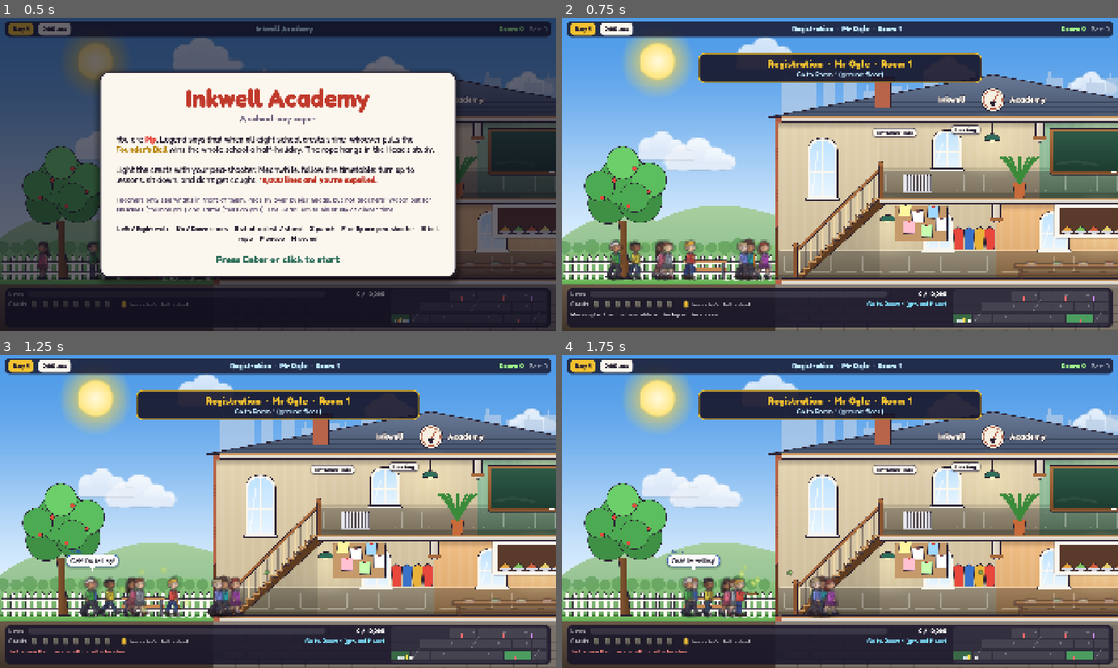
Above: before the commit, frames 1-4 (two rows, left to right).
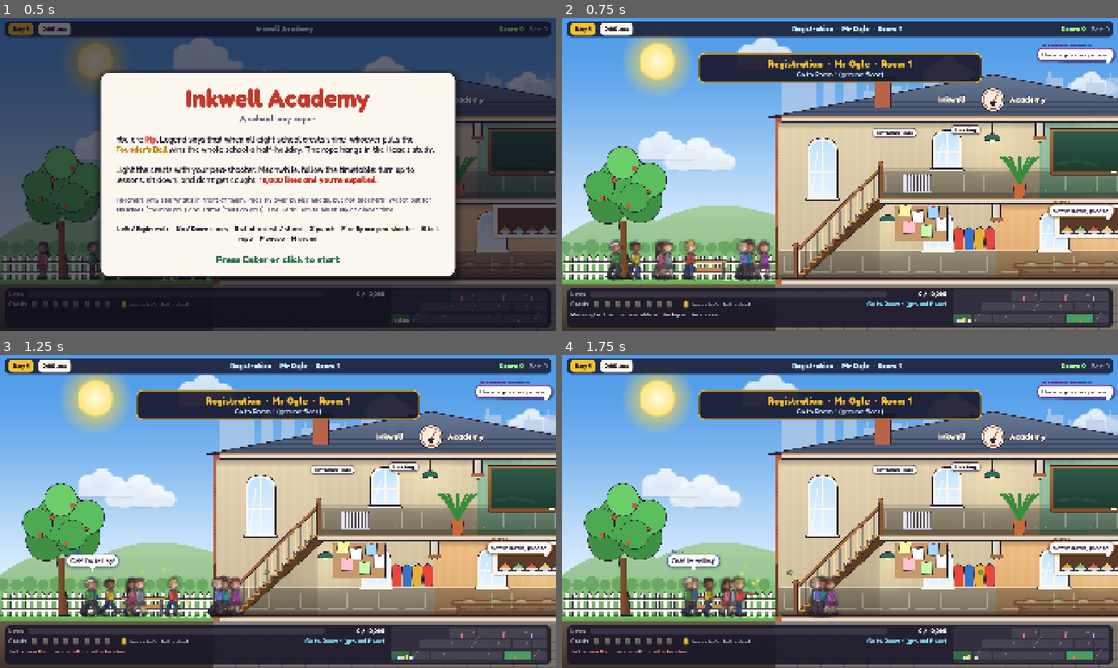
Above: after the commit, the same moments.

Repository: david-brandt-the-icelander/retro-games
Game: Godot game, scene res://main.tscn
The game is run twice, just before and just after one commit, with the same random seed, the same clock (stepped at 60 frames per second) and the same inputs.
Inputs (mouse positions are in pixels of both pictures, inside the frame that each line leads up to):
- Up to frame 1 (0.5 s): no input
- Up to frame 2 (0.75 s): tap Enter at 0.5, 0.6 s; move the mouse to (962, 158) at 0.52 s; hold Right from 0.53 s (still down); click (962, 158) at 0.67 s
- Up to frame 3 (1.25 s): keep holding Right; tap Space at 0.77 s
- Up to frame 4 (1.75 s): move the mouse to (728, 527) at 1.27 s; release Right at 1.28 s; hold Down from 1.28 s (still down); tap Keypad Enter at 1.35 s; tap Space at 1.52 s

Frame 1 is identical in both runs. In frame 2, 1.2% of the frame differs, in the area x 85-100%, y 8-65%; in frame 3, 1.2%; in frame 4, 1.2%.

Commit message:
Inkwell Academy: teachers speak every few seconds and never repeat a message
Co-Authored-By: Claude Sonnet 5.5 <noreply@anthropic.com>
Claude-Session: https://claude.ai/code/session_015ZiMTMYoRHfB8H4j7qPoHK

Diff:
--- a/games/inkwell-academy/godot/scripts/chara.gd
+++ b/games/inkwell-academy/godot/scripts/chara.gd
@@ -61,6 +61,9 @@
 var bubble: Node2D = null
 var bubble_until := 0.0
 var face_lock := 0.0
+var next_speak := 0.0        # teachers: when to say the next thing
+var used := {}               # messages already said, so a teacher never repeats himself
+var last_said := ""
 var punch_p := -1.0          # 0..1 through a punch, -1 when not punching
 var fire_p := -1.0           # 0..1 through firing the pea-shooter, -1 when not firing
 var floork := 0.0
--- a/games/inkwell-academy/godot/scripts/main.gd
+++ b/games/inkwell-academy/godot/scripts/main.gd
@@ -42,23 +42,37 @@
 const SUBJECTS := {
 	"register": {"name": "Registration", "room": "room1", "teacher": "ogle",
 		"boards": ["Register — Day {day}"], "open": "Good morning! Answer your names, please.",
-		"talk": ["Dot? Wilf? Ada? Good.", "Reg, stop yawning.", "Is Pip here? Ah, yes.", "Notices: no running in corridors."]},
+		"talk": ["Dot? Wilf? Ada? Good.", "Reg, stop yawning.", "Is Pip here? Ah, yes.", "Notices: no running in corridors.",
+			"Lunch money goes in the tin.", "Mo, where is your tie?", "Say 'here', don't just wave.", "Bas, shoes on, please.", "The raffle is on Friday."]},
 	"geography": {"name": "Geography", "room": "map", "teacher": "ogle",
 		"boards": ["Rivers of the world", "Mountains and how to climb them", "Rainfall: why?"], "open": "Atlases open, class.",
-		"talk": ["Who can find Peru?", "Rivers flow downhill. Mostly.", "That's not a lake, Mo. It's a coffee stain.", "Copy the map. Neatly!"]},
+		"talk": ["Who can find Peru?", "Rivers flow downhill. Mostly.", "That's not a lake, Mo. It's a coffee stain.", "Copy the map. Neatly!",
+			"North is up. Usually.", "A delta is not a type of biscuit.", "Where does the Nile end?", "Colour in the sea BLUE, Reg.", "Mountains are tall. Remember that."]},
 	"maths": {"name": "Maths", "room": "room1", "teacher": "ogle",
 		"boards": ["Long division:  147 ÷ 7", "Fractions:  3/4 + 1/8 = ?", "Angles in a triangle"], "open": "Pencils sharpened? Good.",
-		"talk": ["Seven eights are fifty-six.", "Show your working!", "Carry the one...", "Nobody touch the protractors."]},
+		"talk": ["Seven eights are fifty-six.", "Show your working!", "Carry the one...", "Nobody touch the protractors.",
+			"Is that a three or an eight, Ada?", "Fractions are friends.", "Divide, then check. Always check.", "A triangle has three sides. Three!", "No calculators. Brains!"]},
 	"science": {"name": "Science", "room": "lab", "teacher": "vane",
 		"boards": ["The boiling point of water", "Magnets: attract or repel?", "Plants need light"], "open": "Goggles ON, everybody.",
-		"talk": ["Never lick the apparatus.", "Water boils at 100 degrees.", "Who left the tap on?", "Observe, then record."]},
+		"talk": ["Never lick the apparatus.", "Water boils at 100 degrees.", "Who left the tap on?", "Observe, then record.",
+			"Hair back, goggles down.", "That bubbling is NOT supposed to happen.", "Plants do not enjoy being watered with squash.", "Wilf, put down the magnet.", "Hypothesis first, explosion later."]},
 	"history": {"name": "History", "room": "history", "teacher": "brandish",
 		"boards": ["Castles and moats", "The printing press", "Why kings wore crowns"], "open": "Turn to page ninety.",
-		"talk": ["Dates matter, children!", "A moat is not a swimming pool.", "Who built the castles? Peasants.", "Write it down. All of it."]},
+		"talk": ["Dates matter, children!", "A moat is not a swimming pool.", "Who built the castles? Peasants.", "Write it down. All of it.",
+			"Kings did not wear slippers.", "Eyes up, Nell. The Tudors await.", "Eighteen-sixty. Remember it.", "Yes, they really did eat that.", "History is not a spectator sport."]},
 	"english": {"name": "English", "room": "library", "teacher": "brandish",
 		"boards": ["Nouns, verbs & adjectives", "How to use a comma", "Write a poem about rain"], "open": "Quietly now. This is a library.",
-		"talk": ["A noun is a naming word.", "Commas are not confetti.", "Read chapter four.", "Ivy, that rhyme is dreadful."]},
+		"talk": ["A noun is a naming word.", "Commas are not confetti.", "Read chapter four.", "Ivy, that rhyme is dreadful.",
+			"Adjectives, children. Use some.", "Full stops. They exist.", "Who has borrowed my red pen?", "Shh. Library voices.", "A verb is a doing word. So do some doing."]},
 }
+const GATHER_TALK := ["Settle down, please.", "Take your seats.", "Bags under the desks.", "Quickly, quickly, the bell has gone.",
+	"Stop dawdling, all of you.", "Sit. Sit! SIT.", "I am waiting.", "Books out, class."]
+const CLASS_TALK := ["Eyes on the board!", "Quiet at the back!", "Hands up if you know.", "Pens down, listen.", "Sit up straight.",
+	"Don't make me ask twice.", "Who is chewing?", "No whispering.", "That means YOU.", "Is this clear? Good."]
+const DINNER_TALK := ["No running with trays.", "Eat your greens, Mo.", "Table manners, please.", "Who dropped a pea? Pip?",
+	"Queue properly, children.", "Pudding is for those who finish.", "Elbows OFF the table.", "Keep your voices down."]
+const PATROL_TALK := ["Walk, don't run!", "No loitering.", "Shouldn't you be somewhere?", "Tuck that shirt in.", "Hmm. Quiet today.",
+	"No chewing gum in corridors.", "Keep to the left.", "I have eyes everywhere.", "Move along, move along.", "Don't slouch."]
 const LESSON_KEYS := ["geography", "maths", "science", "history", "english"]
 const DAY_PLAN := ["reg", "lesson", "play", "lesson", "dinner", "lesson", "lesson", "home"]
 const DURS := {"reg": 45.0, "lesson": 75.0, "play": 40.0, "dinner": 50.0, "home": 16.0}
@@ -269,6 +283,25 @@
 	period["mode"] = "talk"; period["mode_until"] = period_t + 500.0; period["next_check"] = 0.0
 	_lesson_update(0.01)    # facing the class
 	check.call(lines > l1, "a teacher facing Pip gives lines for standing")
+	# teachers never say the same thing twice running, and use every line before any comes round again
+	var seen := {}
+	var prev := ""
+	var rep_ok := true
+	for i in 60:
+		var m := fresh(og, CLASS_TALK)
+		if m == prev:
+			rep_ok = false
+		prev = m
+		if i < CLASS_TALK.size():
+			if seen.has(m):
+				rep_ok = false
+			seen[m] = true
+	check.call(rep_ok and seen.size() == CLASS_TALK.size(), "a teacher never repeats himself until every line has been said")
+	og.next_speak = 0.0
+	og.bubble_until = 0.0
+	var said_before := og.last_said
+	_teacher_chatter()
+	check.call(og.last_said != "" and og.last_said != said_before, "teachers speak up on their own")
 	# a whole day goes by
 	for i in DAY_PLAN.size() + 2:
 		period_t = period["dur"]
@@ -993,12 +1026,13 @@
 		cfg.save("user://inkwell.cfg")
 
 
-func add_lines(base: int, speaker: Chara, msg: String) -> void:
+func add_lines(base: int, speaker: Chara, msg_in) -> void:
 	if mode != "play":
 		return
 	var mult := 1.0 + 0.15 * (day - 1)
 	var n := maxi(50, int(round(base * mult / 50.0)) * 50)
 	lines = mini(MAX_LINES, lines + n)
+	var msg: String = fresh(speaker, msg_in) if (msg_in is Array and speaker) else (msg_in if msg_in is String else msg_in[0])
 	var text := msg.replace("{n}", _fmt(n))
 	if speaker:
 		say(speaker, text)
@@ -1013,7 +1047,45 @@
 
 
 # ================================================================= speech bubbles
+## A message from `pool` this character has not said yet. When the pool is used up it starts over,
+## but never opens with the message it finished on.
+func fresh(c: Chara, pool: Array) -> String:
+	var opts := pool.filter(func(m): return not c.used.has(m))
+	if opts.is_empty():
+		for m in pool:
+			c.used.erase(m)
+		opts = pool.filter(func(m): return m != c.last_said)
+		if opts.is_empty():
+			opts = pool.duplicate()
+	var pick: String = opts.pick_random()
+	c.used[pick] = true
+	c.last_said = pick
+	return pick
+
+
+## Teachers speak up every few seconds: lessons, registers, dinner, or patrolling the corridors.
+func _teacher_chatter() -> void:
+	for t in T.values():
+		if gt < t.next_speak or not _awake(t) or t.state == "stairs":
+			continue
+		t.next_speak = gt + randf_range(2.6, 4.8)
+		if t.bubble and gt < t.bubble_until:
+			continue
+		var pool: Array = PATROL_TALK
+		var ty: String = period["type"]
+		if period.get("teacher") == t and ty != "play" and ty != "home":
+			if ty == "dinner":
+				pool = DINNER_TALK
+			elif period["phase"] == "gather":
+				pool = GATHER_TALK
+			else:
+				pool = period["subject"]["talk"] + CLASS_TALK
+		say(t, fresh(t, pool))
+
+
 func say(c: Chara, text: String, dur := 2.8) -> void:
+	if c.kind == "teacher":
+		c.last_said = text
 	if c.bubble:
 		c.bubble.queue_free()
 	var b := Node2D.new()
@@ -1463,7 +1535,7 @@
 	_set_target(tt, t.floor_i, roundf(t.wx + (-45.0 if t.wx > tt.wx else 45.0)))
 	if tt.floor_i == t.floor_i and tt.state != "stairs" and t.state != "stairs" and absf(tt.wx - t.wx) < 68.0:
 		say(tt, "Please %s! Pip's got a pea-shooter!" % t.title)
-		later(1.4, func(): if _awake(t): add_lines(400, t, "Is that so? {n} lines, Pip!"))
+		later(1.4, func(): if _awake(t): add_lines(400, t, ["Is that so? {n} lines, Pip!", "A pea-shooter?! {n} lines, Pip!", "Hand it over! {n} lines, Pip!"]))
 		tt.special = ""
 		tt.target = null
 		tt.cool = gt + 20.0
@@ -1474,7 +1546,7 @@
 func _on_teacher_wake(t: Chara) -> void:
 	if player.floor_i == t.floor_i and player.state != "stairs" and absf(player.wx - t.wx) < 260.0:
 		t.dir = 1 if player.wx > t.wx else -1
-		add_lines(300, t, "Was that you, Pip? {n} lines!")
+		add_lines(300, t, ["Was that you, Pip? {n} lines!", "I think it was you, Pip. {n} lines!", "Pip! Again?! {n} lines!"])
 	else:
 		say(t, ["Who threw that?!", "Ow! My ear!", "Hooligans!"].pick_random())
 
@@ -1507,7 +1579,6 @@
 				if period["mode"] == "write":
 					period["mode"] = "talk"
 					period["mode_until"] = el + randf_range(3, 5)
-					say(t, period["subject"]["talk"].pick_random())
 				else:
 					period["mode"] = "write"
 					period["mode_until"] = el + randf_range(4, 7)
@@ -1523,12 +1594,12 @@
 				period["next_check"] = el + 0.5
 				if not _in_room(player, rkey):
 					period["next_check"] = el + 6.0
-					add_lines(300, t, ["Where is Pip? {n} lines!", "Pip is absent! {n} lines!"].pick_random())
+					add_lines(300, t, ["Where is Pip? {n} lines!", "Pip is absent! {n} lines!", "Pip, where were you? {n} lines!", "Late AGAIN, Pip? {n} lines!", "Truant! {n} lines!"])
 				elif player.state == "sit":
 					period["next_check"] = el + 6.0
 				elif _sees(t, player, 1400.0):
 					period["next_check"] = el + 6.0
-					add_lines(100, t, "Sit DOWN, Pip! {n} lines.")
+					add_lines(100, t, ["Sit DOWN, Pip! {n} lines.", "Pip, sit this instant! {n} lines.", "On your bottom, Pip! {n} lines.", "Why are you standing, Pip? {n} lines.", "Take a seat, Pip! {n} lines.", "Do you live on your feet? {n} lines."])
 	elif ty == "dinner":
 		if period["phase"] == "gather" and el > GATHER:
 			period["phase"] = "teach"
@@ -1536,13 +1607,13 @@
 		if period["phase"] == "teach" and _awake(t) and el > period["next_check"]:
 			period["next_check"] = el + 7.0
 			if not _in_room(player, "dining"):
-				add_lines(250, t, "Pip has skipped dinner! {n} lines!")
+				add_lines(250, t, ["Pip has skipped dinner! {n} lines!", "Where is Pip at dinner? {n} lines!", "Missing a meal, Pip? {n} lines!"])
 	if (ty == "lesson" or ty == "reg") and period["phase"] == "teach":
 		for o in T.values():
 			if o == t or not _sees(o, player, 490.0) or _in_room(player, rkey) or gt < o.catch_cd:
 				continue
 			o.catch_cd = gt + 8.0
-			add_lines(250, o, "Shouldn't you be in class, Pip? {n} lines.")
+			add_lines(250, o, ["Shouldn't you be in class, Pip? {n} lines.", "Out of class, Pip? {n} lines.", "Lost, are we? {n} lines.", "Get to your lesson, Pip! {n} lines."])
 
 
 # ================================================================= player
@@ -1618,7 +1689,7 @@
 	var caught := false
 	for t in T.values():
 		if _sees(t, c, 640.0):
-			add_lines(500, t, ["No pea-shooters in school! {n} lines.", "I SAW that, Pip! {n} lines."].pick_random())
+			add_lines(500, t, ["No pea-shooters in school! {n} lines.", "I SAW that, Pip! {n} lines.", "Put that away! {n} lines.", "Peas are for plates! {n} lines.", "Confiscated! Well, nearly. {n} lines."])
 			caught = true
 			break
 	var tt: Chara = null
@@ -1688,7 +1759,7 @@
 		log_msg("You punch %s to the floor." % victim.cname)
 	for t in T.values():
 		if _sees(t, c, 640.0):
-			var what := "Hitting people! {n} lines, Pip!" if victim != null else "No fighting, Pip! {n} lines."
+			var what: Array = ["Hitting people! {n} lines, Pip!", "We do not punch! {n} lines.", "Disgraceful, Pip! {n} lines."] if victim != null else ["No fighting, Pip! {n} lines.", "Fists down, Pip! {n} lines.", "Behave! {n} lines."]
 			add_lines(500 if victim != null else 300, t, what)
 			break
 
@@ -1701,7 +1772,7 @@
 	for t in T.values():
 		if _sees(t, c, 640.0):
 			c.cool = gt + 6.0
-			add_lines(200, t, "Get up off that floor, Pip! {n} lines.")
+			add_lines(200, t, ["Get up off that floor, Pip! {n} lines.", "We do not sit on floors! {n} lines.", "Floors are for feet, Pip! {n} lines.", "Up! Up! {n} lines."])
 			return
 
 
@@ -1719,7 +1790,7 @@
 				if t.floor_i == pl["f"] and t.state != "down" and t.state != "stairs" and absf(t.wx - pl["x"]) < 28.0:
 					# hit while looking straight at Pip: he saw exactly who fired
 					if t.dir == -int(pl["dir"]):
-						later(0.5, func(): add_lines(800, t, "Shooting at a TEACHER, Pip?! {n} lines!"))
+						later(0.5, func(): add_lines(800, t, ["Shooting at a TEACHER, Pip?! {n} lines!", "At ME?! {n} lines, Pip!", "How DARE you! {n} lines!"]))
 					t.state = "down"
 					t.down_until = gt + 4.0
 					t.target = null
@@ -1784,7 +1855,7 @@
 		return
 	if _awake(head) and head.floor_i == 0 and head.state != "stairs" and head.wx > ROOMS["study"]["x0"]:
 		head.dir = 1 if c.wx > head.wx else -1
-		add_lines(2000, head, "Hands OFF the Founder's Bell! {n} lines!")
+		add_lines(2000, head, ["Hands OFF the Founder's Bell! {n} lines!", "Not the bell, Pip! {n} lines!"])
 		return
 	_play("founders")
 	later(0.3, func(): _play("win"))
@@ -1934,6 +2005,7 @@
 	if mode != "play":
 		return
 	_floor_update()
+	_teacher_chatter()
 	if (period["type"] == "play" or period["type"] == "dinner") and gt > next_chat:
 		next_chat = gt + randf_range(5, 9)
 		var kids := npcs.filter(func(n): return n.kind == "pupil" and n.special == "" and n.state != "down")
